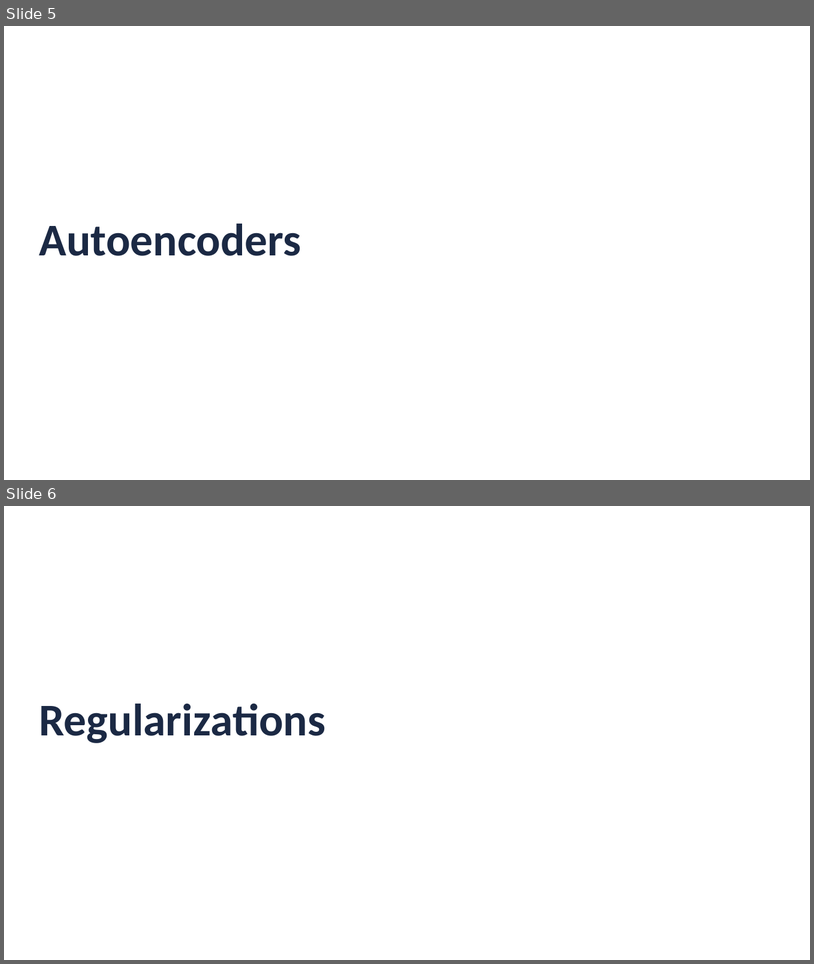
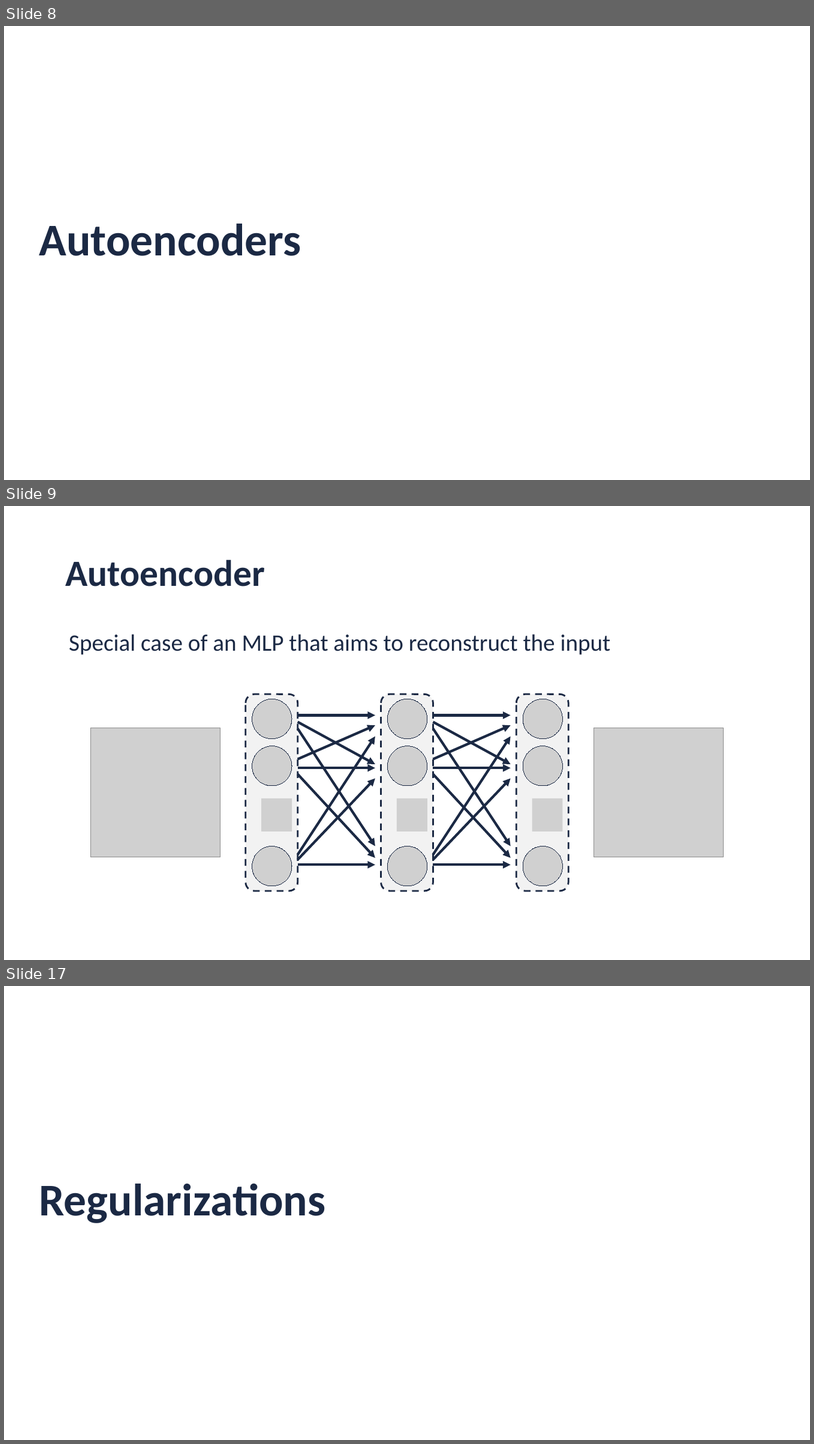
Before and after one commit to JorisRoels/deep-learning-biology, a slide deck: slides/2020-dlb-5-unsupervised-neural-networks.pptx. Shown one above the other, each under a label of ours: slides 5 and 6 before the commit, slides 8, 9 and 17 after it; the slides between them are not shown. The pictures are 814x964 and 814x1444 pixels, drawn with LibreOffice and Linux fonts; fonts in the diff are those of the drawing; grey boxes stand for pictures; background and template pictures are left out. Boxes give left, top, right and bottom in pixels: in the first picture for what was removed or moved away, otherwise in the second. Text is boxed around its words. In the diff, an @@ line names an element or a change of style, - is before the commit and + after.

```diff
--- a/slides/2020-dlb-5-unsupervised-neural-networks.pptx
+++ b/slides/2020-dlb-5-unsupervised-neural-networks.pptx
@@ slide 9 added at bbox=[4, 506, 810, 960], background #FFFFFF @@
@@ title added at bbox=[65, 559, 265, 586], 44 pt, text #1B2944, bold @@
+Autoencoder
@@ text added at bbox=[69, 634, 611, 655], 28 pt, text #1B2944 @@
+Special case of an MLP that aims to reconstruct the input
@@ picture added at bbox=[90, 728, 221, 857] @@
@@ picture added at bbox=[594, 727, 725, 856] @@
@@ group added at bbox=[246, 694, 569, 891]: 18 arrows, 12 pictures, 3 rounded rectangles @@
@@ what was slide 5 is now slide 8 @@
@@ what was slide 6 is now slide 17 @@
```
Also in this commit, not shown: 2 slides changed, 24 other slides added, 1 slide removed, 1 other file.
